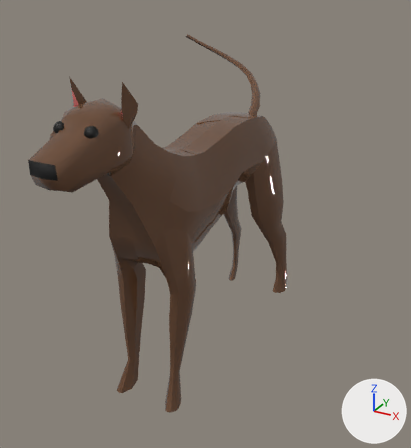
The FBX model Assets/Models/Dog1Standing.fbx, before and after one commit.
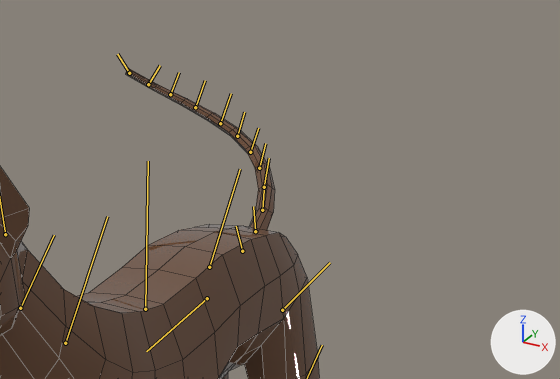
Each version is shown whole from a 50 mm camera at (0.0543, -0.0936, 0.0799) aimed at (0.0021, 0.0014, 0.0324), then close up on the part from 30% to 98% of the width and 0% to 42% of the height. Every picture has the same lights, and +X, +Y and +Z are marked at lower right. Both versions are drawn at frame 61 of the action 'Take 001'; the numbers are the values there. The bones that bend it are drawn over the model as lines in the close-ups. The close-ups show mesh edges as thin lines.
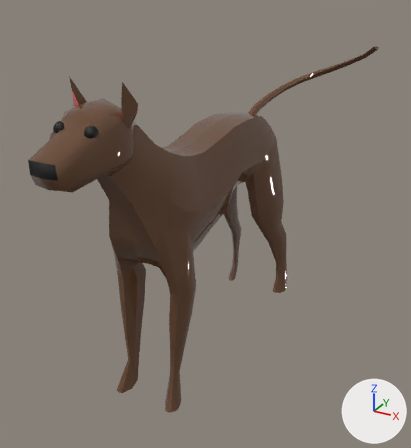
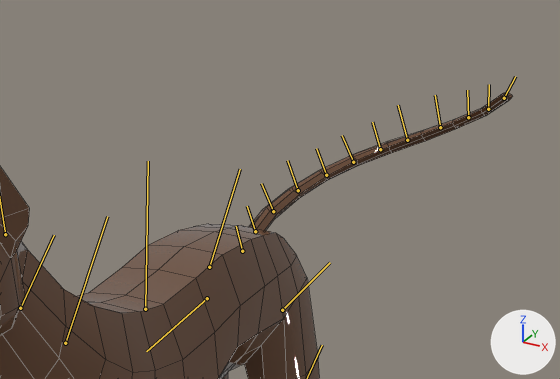
Commit message: dog standing animation faster

The edits, one by one:
Bone 'tail_base' (bone_tail_base) turns from (7, 10, 0) to (-6, -13, 0) degrees about its own x, y and z.
Bone 'joint14' (bone_joint14) turns from (7, 10, -1) to (-6, -12, 0) degrees about its own x, y and z.
Bone 'joint15' (bone_joint15) turns from (5, 11, -2) to (-6, -13, 0) degrees about its own x, y and z.
Bone 'joint16' (bone_joint16) turns from (4, 11, -2) to (-7, -12, -1) degrees about its own x, y and z.
Bone 'joint17' (bone_joint17) turns from (4, 11, -1) to (-8, -12, -1) degrees about its own x, y and z.
Bone 'joint18' (bone_joint18) turns from (2, 12, 0) to (-7, -12, 0) degrees about its own x, y and z.
Bone 'joint19' (bone_joint19) turns from (2, 12, 1) to (-8, -11, 0) degrees about its own x, y and z.
Bone 'joint20' (bone_joint20) turns from (2, 12, 3) to (-8, -11, 0) degrees about its own x, y and z.
Bone 'joint21' (bone_joint21) turns from (2, 11, 5) to (-8, -12, 1) degrees about its own x, y and z.
Bone 'joint22' (bone_joint22) turns from (5, 10, 6) to (-8, -11, 2) degrees about its own x, y and z.

Boxes (x1, y1, x2, y2) around the edits, measured in the close-ups (560 x 379 px):
'pCube3', posed: before (0, 68, 320, 379); after (0, 93, 512, 379)
bone 'tail_base', root to tip: before (255, 231) to (253, 206); after (255, 231) to (247, 206)
bone 'joint14', root to tip: before (262, 210) to (264, 183); after (273, 211) to (261, 183)
bone 'joint15', root to tip: before (264, 187) to (269, 158); after (298, 190) to (287, 160)
bone 'joint16', root to tip: before (259, 168) to (265, 143); after (326, 175) to (316, 148)
bone 'joint17', root to tip: before (250, 152) to (258, 128); after (353, 162) to (342, 135)
bone 'joint18', root to tip: before (237, 136) to (244, 112); after (380, 149) to (372, 122)
bone 'joint19', root to tip: before (220, 123) to (231, 93); after (407, 140) to (398, 105)
bone 'joint20', root to tip: before (195, 107) to (205, 80); after (440, 127) to (435, 95)
bone 'joint21', root to tip: before (170, 94) to (179, 72); after (468, 117) to (467, 90)
bone 'joint22', root to tip: before (148, 84) to (160, 65); after (488, 109) to (489, 84)
